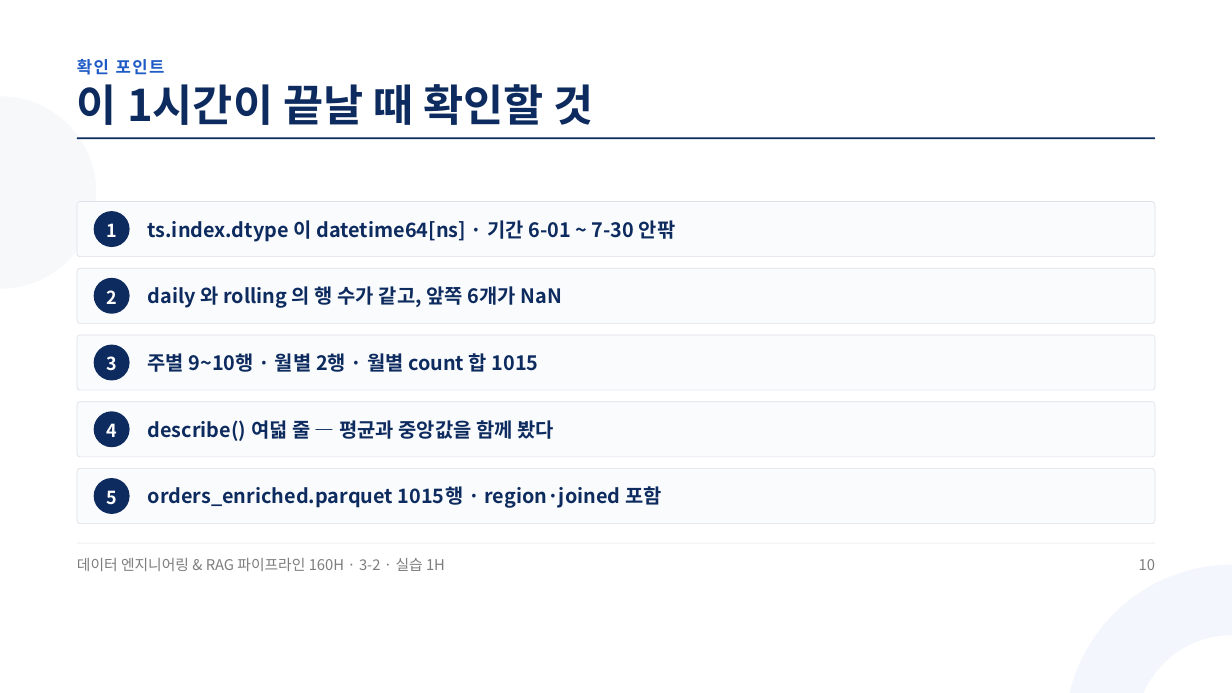
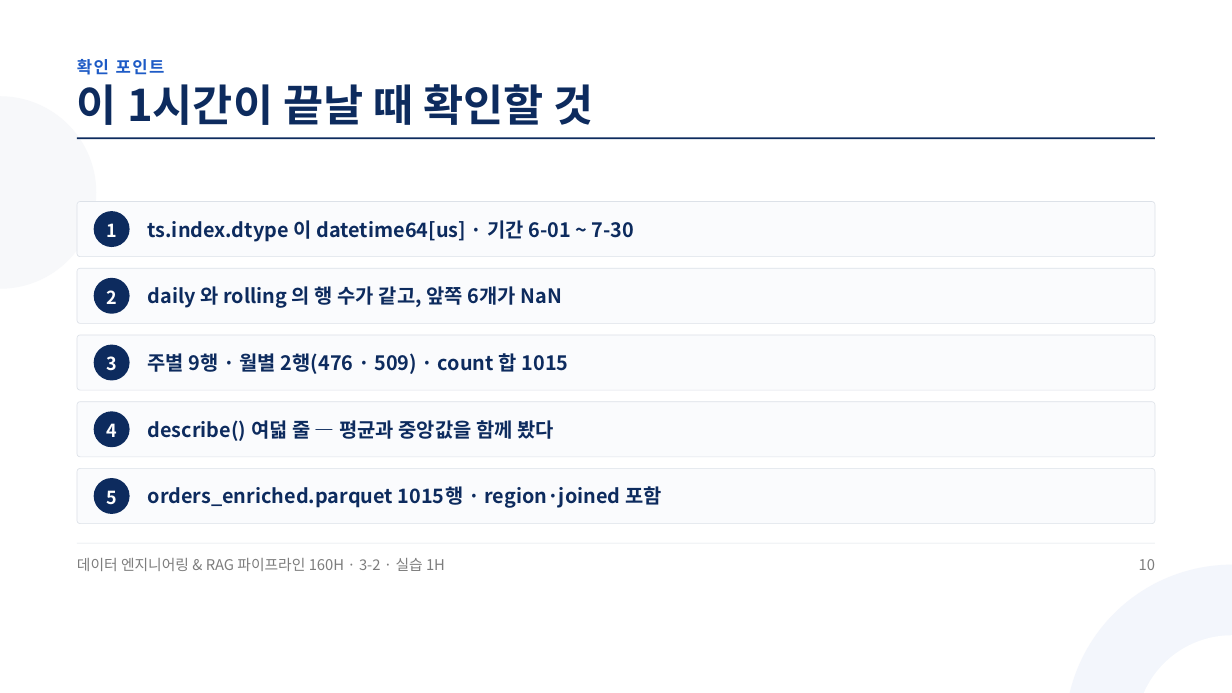
Before and after one commit to aebonlee/materials, a slide deck: slide 10 of data-eng/decks/w3d2s3.pptx. Drawn at 1232x693 pixels with LibreOffice and Linux fonts; fonts in the diff are those of the drawing. Boxes give left, top, right and bottom in pixels: in the first picture for what was removed or moved away, otherwise in the second. Text is boxed around its words. In the diff, an @@ line names an element or a change of style, - is before the commit and + after.

```diff
--- a/data-eng/decks/w3d2s3.pptx
+++ b/data-eng/decks/w3d2s3.pptx
@@ text at [148, 220, 634, 242]: text changed @@
-ts.index.dtype 이 datetime64[ns] · 기간 6-01 ~ 7-30 안팎
+ts.index.dtype 이 datetime64[us] · 기간 6-01 ~ 7-30
@@ text at [148, 353, 569, 374]: text changed @@
-주별 9~10행 · 월별 2행 · 월별 count 합 1015
+주별 9행 · 월별 2행(476 · 509) · count 합 1015
```
Also in this commit, not shown: 6 other slides changed, 9 other files.
